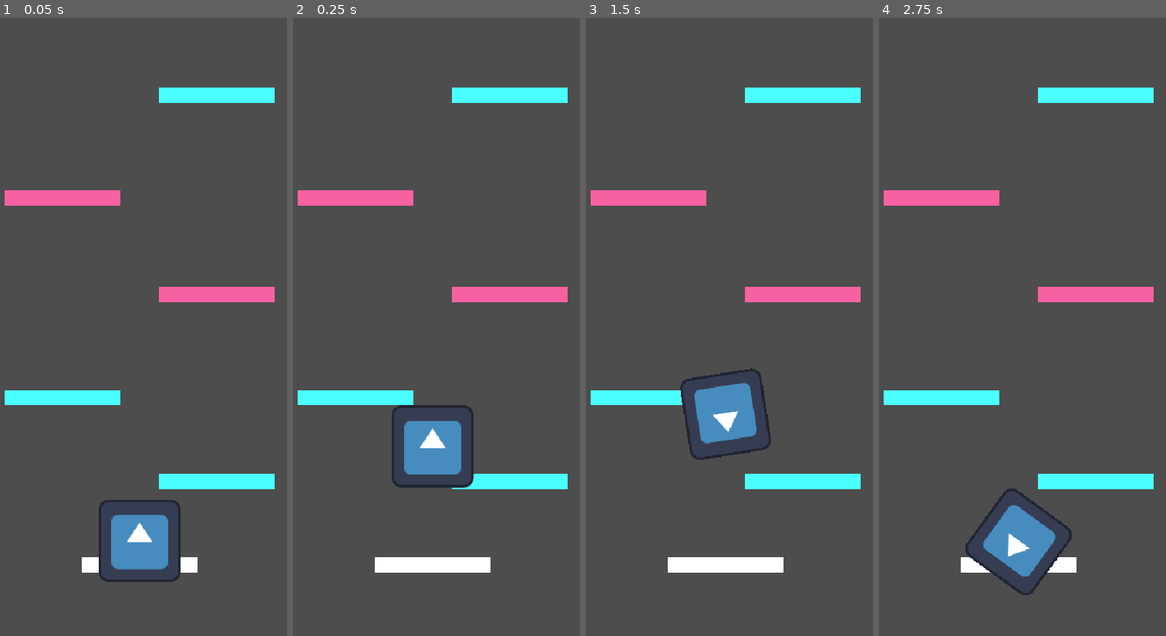
Above: before the commit, frames 1-4 (left to right).
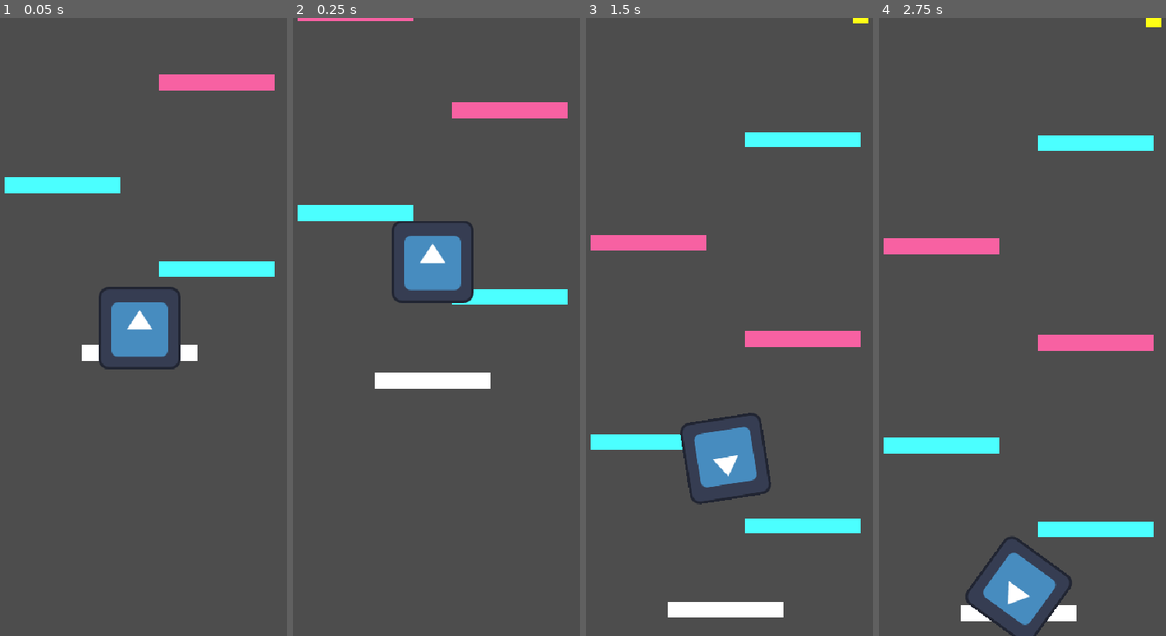
Above: after the commit, the same moments.

Repository: s-ayitha/Pogo-Jump
Game: Godot game, scene res://Main.tscn
The game is run twice, just before and just after one commit, with the same random seed, the same clock (stepped at 60 frames per second) and the same inputs. The engine's default icon, where the game draws it, is replaced by a stand-in: a white triangle on a blue panel in a dark square.
Inputs:
- Up to frame 1 (0.05 s): no input
- Up to frame 2 (0.25 s): no input
- Up to frame 3 (1.5 s): hold Right (rotate_right) from 0.53 s (still down)
- Up to frame 4 (2.75 s): release Right (rotate_right) at 2.03 s; hold Left (rotate_left) from 2.03 s (still down)

The runs differ from the first frame. In frame 1, 13% of the frame differs, in the area x 1-96%, y 9-92%; in frame 2, 14%; in frame 3, 15%, in the area x 1-99%, y 0-97%; in frame 4, 15%.

Commit message:
added camera

Diff:
--- a/Course.tscn
+++ b/Course.tscn
@@ -4,6 +4,7 @@
 [ext_resource type="PackedScene" uid="uid://cuv4chf6mnse3" path="res://LaunchPad.tscn" id="2_j3vcq"]
 [ext_resource type="PackedScene" uid="uid://q75mn0c8f3v3" path="res://ReboundWall.tscn" id="3_f2x1d"]
 [ext_resource type="PackedScene" uid="uid://c61ym1ml5muiv" path="res://player.tscn" id="4_j3vcq"]
+[ext_resource type="Script" uid="uid://dbcf2lcqjlmvt" path="res://game_camera.gd" id="5_f2x1d"]
 
 [sub_resource type="RectangleShape2D" id="RectangleShape2D_780je"]
 size = Vector2(180, 24)
@@ -56,3 +57,7 @@
 
 [node name="Player" parent="." unique_id=1286877843 instance=ExtResource("4_j3vcq")]
 position = Vector2(270, 810)
+
+[node name="GameCamera" type="Camera2D" parent="." unique_id=1336851391]
+position = Vector2(270, 810)
+script = ExtResource("5_f2x1d")
--- /dev/null
+++ b/game_camera.gd
@@ -0,0 +1,19 @@
+extends Camera2D
+
+@export var follow_speed: float = 4.0
+@onready var player: Node2D = get_parent().get_node("Player")
+
+var highest_y: float
+
+func _ready() -> void:
+	highest_y = global_position.y
+
+func _process(delta: float) -> void:
+	if player.global_position.y < highest_y:
+		highest_y = player.global_position.y
+
+	global_position.y = lerp(
+		global_position.y,
+		highest_y,
+		1.0 - exp(-follow_speed * delta)
+	)
